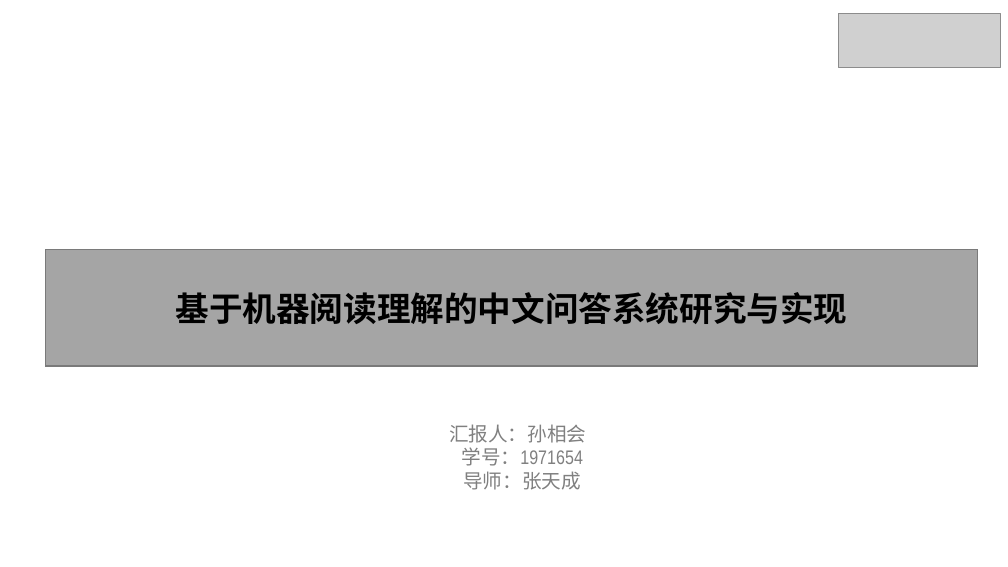
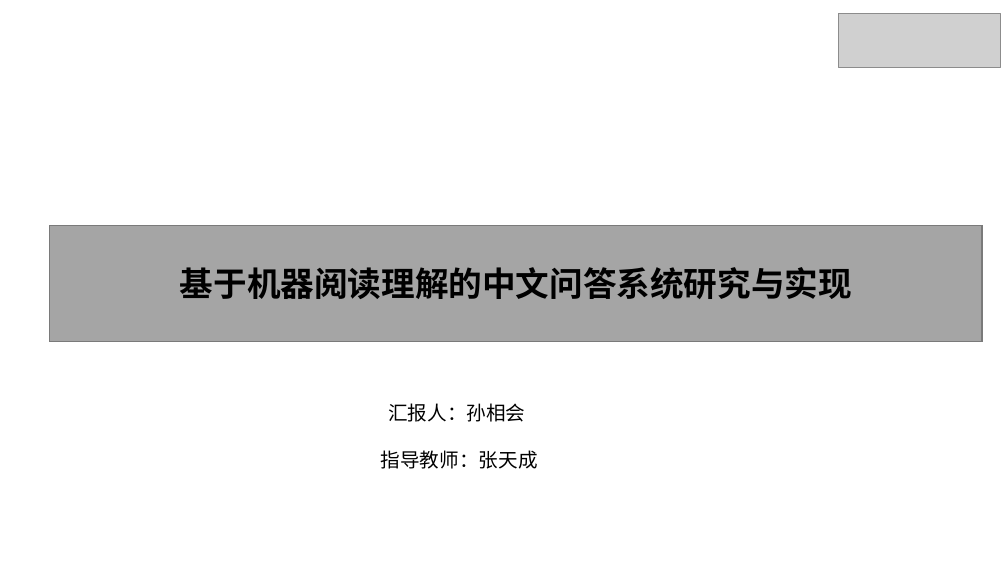
Before and after one commit to xhsun1997/ChineseMRC, a slide deck: slide 1 of 孙相会.pptx. Drawn at 1008x567 pixels with LibreOffice and Linux fonts; fonts in the diff are those of the drawing; grey boxes stand for pictures. Boxes give left, top, right and bottom in pixels: in the first picture for what was removed or moved away, otherwise in the second. Text is boxed around its words. In the diff, an @@ line names an element or a change of style, - is before the commit and + after.

```diff
--- a/孙相会.pptx
+++ b/孙相会.pptx
@@ rectangle "基于机器阅读理解的中文问答系统研究与实现" moved from (x1=45, y1=250, x2=978, y2=367) to (x1=49, y1=225, x2=982, y2=342) @@
@@ text "汇报人：孙相会" moved from (x1=449, y1=424, x2=586, y2=490) to (x1=381, y1=403, x2=538, y2=469) @@
@@ text at (x1=388, y1=403, x2=525, y2=422): text colour #808080 to #000000 in "汇报人：孙相会" @@
@@ text at (x1=381, y1=450, x2=538, y2=469): text changed; text colour #808080 to #000000 @@
-学号：1971654
-导师：张天成
+指导教师：张天成
```
Also in this commit, not shown: 2 other slides changed, 7 other files.
